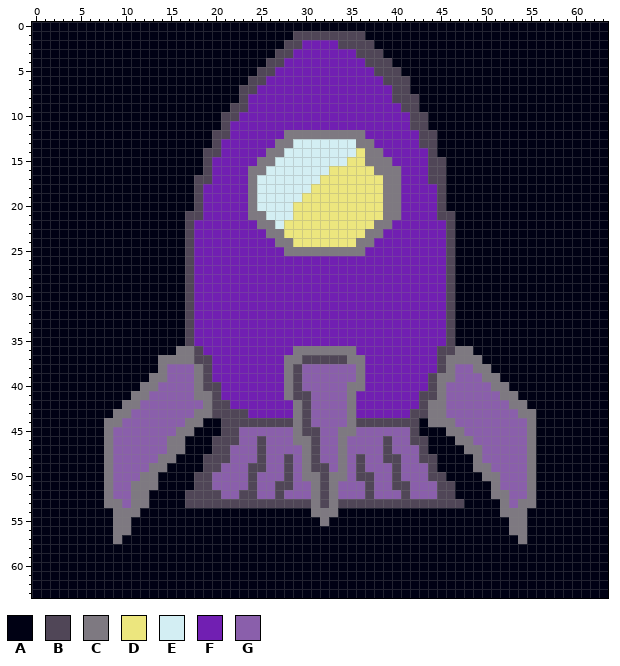
One commit to this pixel-art sprite: Assets/Player/0.png. That is the earlier state.
The file is 64x64 pixels. Colours within 5 levels of each other are drawn and written as one.
Palette (. is transparent): A #000114  B #504657  C #7e7981  D #ece67e  E #d3eef3  F #711fb2  G #8a5fab
And afterwards:
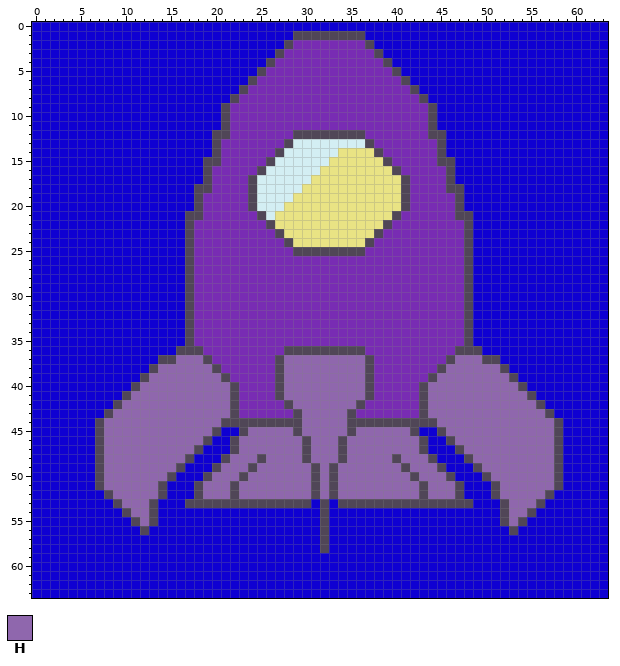
Colours new in this view: H #8f67ad
The exact change:
colour A: #000114 -> #0f00d2
colour D: #ece67e -> #e9e384
colour F: #711fb2 -> #782cb3
Changed rows in their new state; - is a pixel that keeps its letter.
first column x 7:
 2 ----------------------F----FFF----------------------
 3 ---------------------F-------FF---------------------
 4 --------------------F---------FF--------------------
 5 -------------------F-----------FF-------------------
 6 ------------------F-------------FF------------------
 7 -----------------F---------------FFB----------------
 8 ---------------BF----------------FFFB---------------
 9 --------------BFF-----------------FFFB--------------
10 ---------------F-------------------FFB--------------
11 -----------------------------------FFB--------------
12 ---------------------FBBBBBBBB------F-B-------------
13 --------------------FB-------EB-----FFB-------------
14 ------------A------FB------DD-DB-----FB-------------
15 -------------B----FB------DD--DDB----F-B------------
16 -----------------FB------D-----DDB---FFB------------
17 -----------A-----B------D-------DDB--FFB------------
18 ------------B----B-----D--------DDB---FBB-----------
19 -----------------B----D---------DDB---FFB-----------
20 -----------------B---D----------DDB---FFB-----------
21 -----------------FB-DD----------DB----FFBB----------
22 ------------------FBD----------DB------FFB----------
23 -------------------FB---------DB-------FFB----------
24 --------------------FB-------DB--------FFB----------
25 ---------------------FBBBBBBBB---------FFB----------
26 ---------------------------------------FFB----------
27 ---------------------------------------FFB----------
28 ---------------------------------------FFB----------
29 ---------------------------------------FFB----------
30 ---------------------------------------FFB----------
31 ---------------------------------------FFB----------
32 ---------------------------------------FFB----------
33 ---------------------------------------FFB----------
34 ---------------------------------------FFB----------
35 ---------------------------------------FFB----------
36 ---------BB----------BBBBBBBBB--------FFBBB---------
37 -------BBHHH--------BHHHHHHHHHB-------FBHHHBB-------
38 ------BHHHHHHB------BHHHHHHHHHB--------HHHHHHB------
39 -----BHHHHHHHHB-----BHHHHHHHHHB-------HHHHHHHHB-----
40 ----BHHHHHHHHHHB----BHHHHHHHHHB-----BHHHHHHHHHHB----
41 ---BHHHHHHHHHHHB----BHHHHHHHHHB------HHHHHHHHHHHB---
42 --BHHHHHHHHHHHHB-----BHHHHHHHB-------HHHHHHHHHHHHB--
43 -BHHHHHHHHHHHHH-F-----BHHHHHB------F-HHHHHHHHHHHHHB-
44 BHHHHHHHHHHHHH--------BHHHHHB-------BBHHHHHHHHHHHHHB
45 BHHHHHHHHHHHHBAABHHHHHBHHHHHBHHHHHH---BHHHHHHHHHHHHB
46 BHHHHHHHHHHHBAA-HHHHHHHBHHHBHHHHHHHH---BHHHHHHHHHHHB
47 BHHHHHHHHHHB-AABHHHHHHHBHHHBHHHHHHHH----BHHHHHHHHHHB
48 BHHHHHHHHHB-AA-HHH-HHHHBHHHBHHHHH-HHH----BHHHHHHHHHB
49 BHHHHHHHHB--A-HHH-HHHHHH-HBHHHHHHHBHHHB---BHHHHHHHHB
50 BHHHHHHHB--A-HHHBHHHHHHHBHBHHHHHHHHBHHHB---BHHHHHHHB
51 BHHHHHHB----HHHBHHHHHHHHBHBHHHHHHHHHBHHHB---BHHHHHHB
52 -BHHHHHB--A-HHHBHHHHHHHHBHBHHHHHHHHHBHHHB---BHHHHHB-
53 -ABHHHB-----------------A-A--------------B---BHHHB--
54 --ABHHB-----------------ABA------------------BHHB---
55 --AABHB------------------B-------------------BHB----
56 --AA-B-------------------B--------------------BA----
57 --A----------------------B---------------------A----
58 -------------------------B--------------------------
Where, in picture pixels (left, top, right, bottom), the same in both pictures:
changed: (32, 22, 608, 598)
